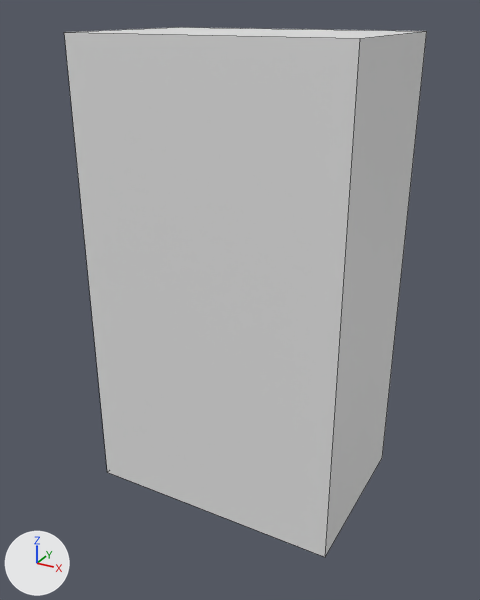
The FBX model Export Art/GasStation/Props/VendingMachine.fbx, before and after one commit.
The view is the same before and after, from a 50 mm lens placed at (1.34, -2.51, 2.19), pointed at (-0.01, -0.05, 0.96). The lights are fixed; the arrows at lower left show +X, +Y and +Z. The older version comes first. Mesh edges are drawn as thin lines.

Names of what the first picture shows: 'VendingMachine_SM'.
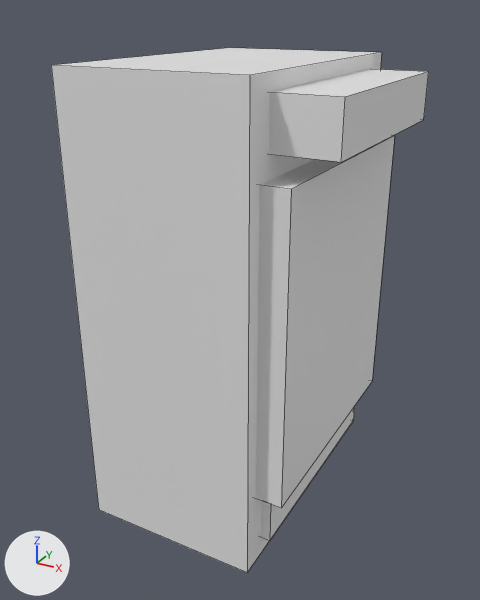
What the commit changed:
Material 'Material.043' (mat_material_043) is new.
Its base color is (0.8, 0.8, 0.8) (white #e7e7e7).
me_cube_004 is used by ob_vendingmachine_sm; location (0.0, 0.0, 1.05); scale (0.6, 0.4, 1.05).
me_cube_004 had 8 vertices, 6 faces and spanned x -1.0..1.0, y -1.0..1.0, z -1.0..1.0.
me_cube_004 now has 72 vertices, 54 faces and spans x -1.39..3.0, y -1.02..1.02, z -19.19..47.48.
me_cube_004 part 1: a new loose piece, a box spanning x 0.97..2.12, y -0.82..0.82, z -16.03..-9.36, in mat_material_043 (white #e7e7e7).
me_cube_004 part 2: a new loose piece, a box spanning x 1.63..3.0, y -0.8..0.8, z 38.74..45.4, in mat_material_043 (white #e7e7e7).
me_cube_004 part 3: a new loose piece, a box spanning x -0.9..2.41, y -0.9..0.9, z -7.91..35.7, in mat_material_043 (white #e7e7e7).
me_cube_004 part 4: a new loose piece, a box spanning x -1.39..1.93, y -1.02..1.02, z -19.19..47.48, in mat_material_043 (white #e7e7e7).
Other edits to the shape of me_cube_004 do not show in these pictures.
me_cube_004 gains material mat_material_043 (white #e7e7e7).
Object 'VendingMachine_SM' (ob_vendingmachine_sm) moves from (0.0, 0.0, 1.05) to (-0.121, 0.0, 0.576).
Object 'VendingMachine_SM' (ob_vendingmachine_sm) is rescaled from (0.6, 0.4, 1.05) to (0.241, 0.629, 0.03).

Where the change shows, as pixel boxes [x1, y1, x2, y2] in the pictures (480 x 600 px):
'VendingMachine_SM', reshaped, moved, rescaled: before [64, 27, 427, 557]; after [51, 48, 429, 572]
part 1 of me_cube_004, added: after [261, 406, 355, 540]
part 2 of me_cube_004, added: after [269, 69, 429, 162]
part 3 of me_cube_004, added: after [256, 135, 394, 508]
part 4 of me_cube_004, added: after [51, 48, 382, 572]
